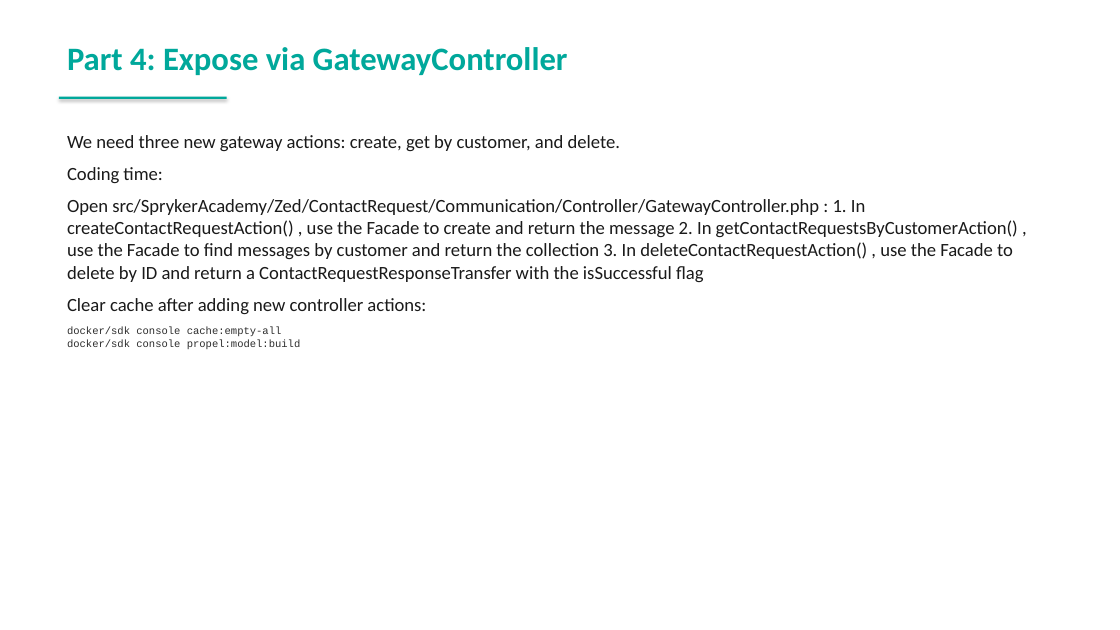
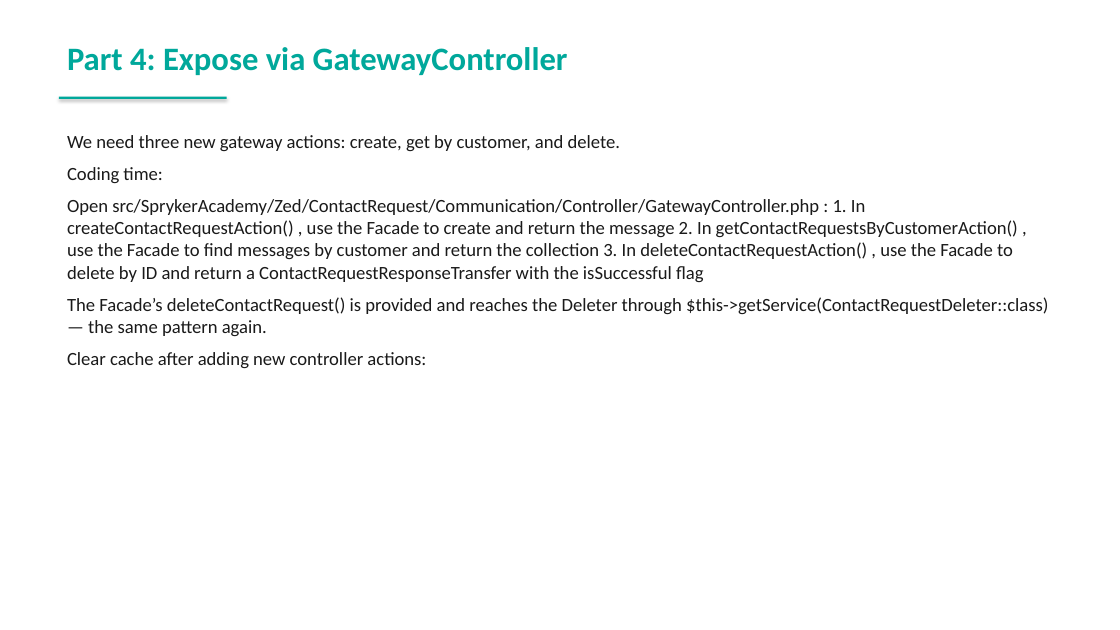
Before and after one commit to spryker-academy/instructor-exercises, a slide deck: slide 182 of guides-pptx/spryker-academy-fundamental.pptx (slide 181 before the commit). Drawn at 1120x630 pixels with LibreOffice and Linux fonts; fonts in the diff are those of the drawing. Boxes give left, top, right and bottom in pixels: in the first picture for what was removed or moved away, otherwise in the second. Text is boxed around its words. In the diff, an @@ line names an element or a change of style, - is before the commit and + after.

```diff
--- a/guides-pptx/spryker-academy-fundamental.pptx
+++ b/guides-pptx/spryker-academy-fundamental.pptx
@@ text at (67,297,1048,336): paragraph added @@
+The Facade’s deleteContactRequest() is provided and reaches the Deleter through $this->getService(ContactRequestDeleter::class) — the same pattern again.
@@ text at (67,327,301,349): paragraphs removed @@
-docker/sdk console cache:empty-all
-docker/sdk console propel:model:build
```
Also in this commit, not shown: 1 other slide changed, 2 slides added, 3 other files.
